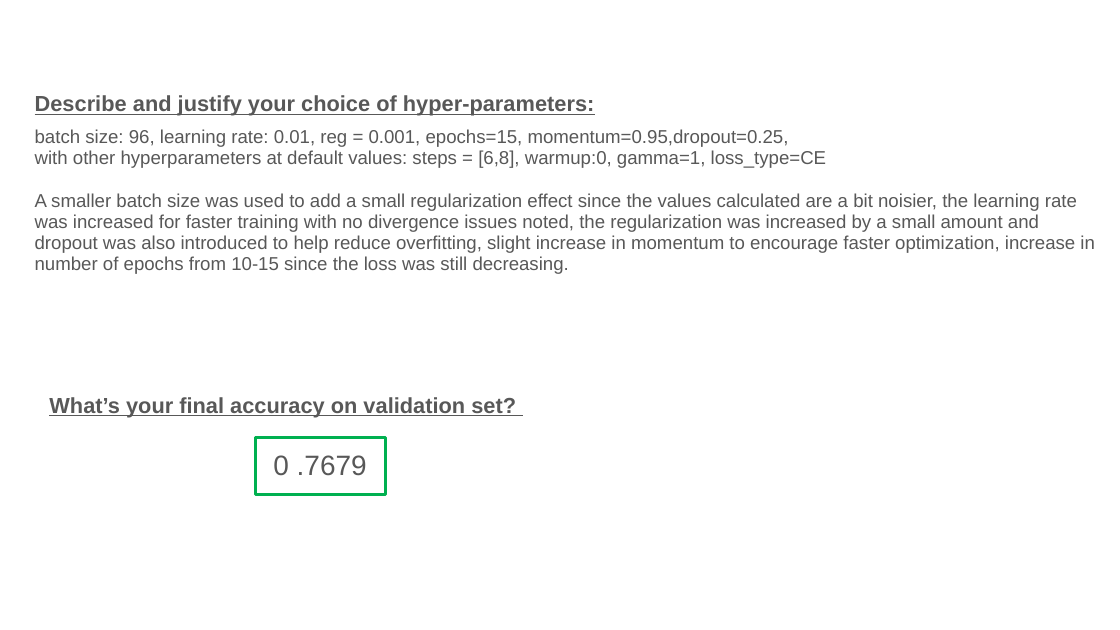
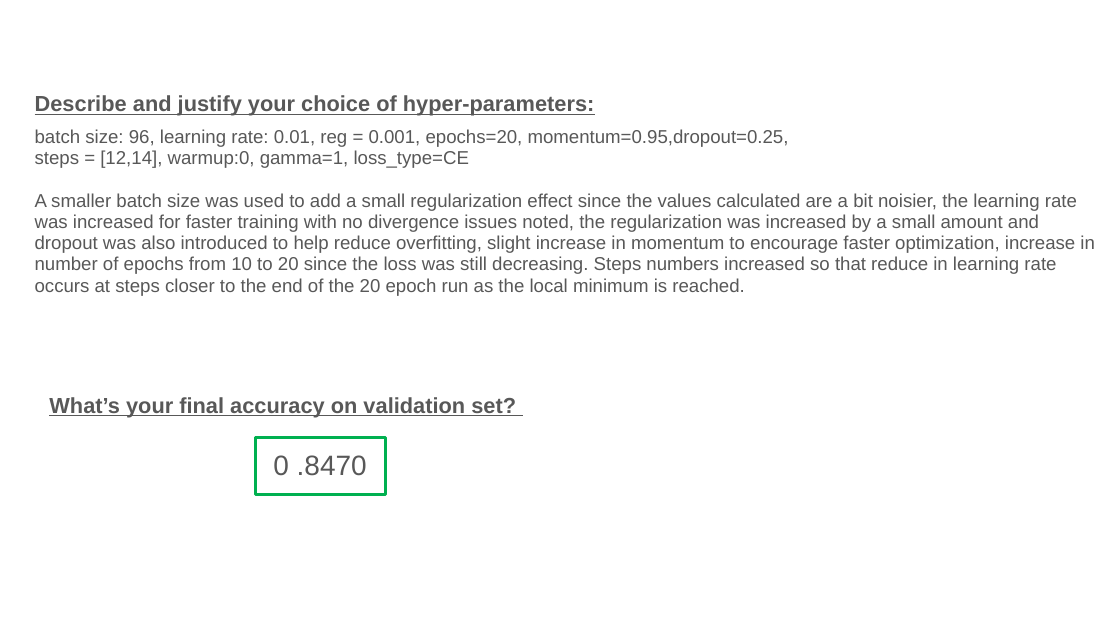
Before and after one commit to jcha-hub/DL_PS2, a slide deck: slide 16 of report-template-a2_v2.pptx. Drawn at 1120x630 pixels with LibreOffice and Linux fonts; fonts in the diff are those of the drawing. Boxes give left, top, right and bottom in pixels: in the first picture for what was removed or moved away, otherwise in the second. Text is boxed around its words. In the diff, an @@ line names an element or a change of style, - is before the commit and + after.

```diff
--- a/report-template-a2_v2.pptx
+++ b/report-template-a2_v2.pptx
@@ text at (x1=35, y1=95, x2=1095, y2=296): text changed @@
-Describe and justify your choice of hyper-parameters:
-batch size: 96, learning rate: 0.01, reg = 0.001, epochs=15, momentum=0.95,dropout=0.25,
-with other hyperparameters at default values: steps = [6,8], warmup:0, gamma=1, loss_type=CE
-A smaller batch size was used to add a small regularization effect since the values calculated are a bit noisier, the learning rate was increased for faster training with no divergence issues noted, the regularization was increased by a small amount and dropout was also introduced to help reduce overfitting, slight increase in momentum to encourage faster optimization, increase in number of epochs from 10-15 since the loss was still decreasing.
+Describe and justify your choice of hyper-parameters:
+batch size: 96, learning rate: 0.01, reg = 0.001, epochs=20, momentum=0.95,dropout=0.25,
+steps = [12,14], warmup:0, gamma=1, loss_type=CE
+A smaller batch size was used to add a small regularization effect since the values calculated are a bit noisier, the learning rate was increased for faster training with no divergence issues noted, the regularization was increased by a small amount and dropout was also introduced to help reduce overfitting, slight increase in momentum to encourage faster optimization, increase in number of epochs from 10 to 20 since the loss was still decreasing. Steps numbers increased so that reduce in learning rate occurs at steps closer to the end of the 20 epoch run as the local minimum is reached.
@@ text at (x1=273, y1=455, x2=367, y2=476): text changed @@
-0 .7679
+0 .8470
```
Also in this commit, not shown: 6 other slides changed, 1 slide added, 3 other files.
